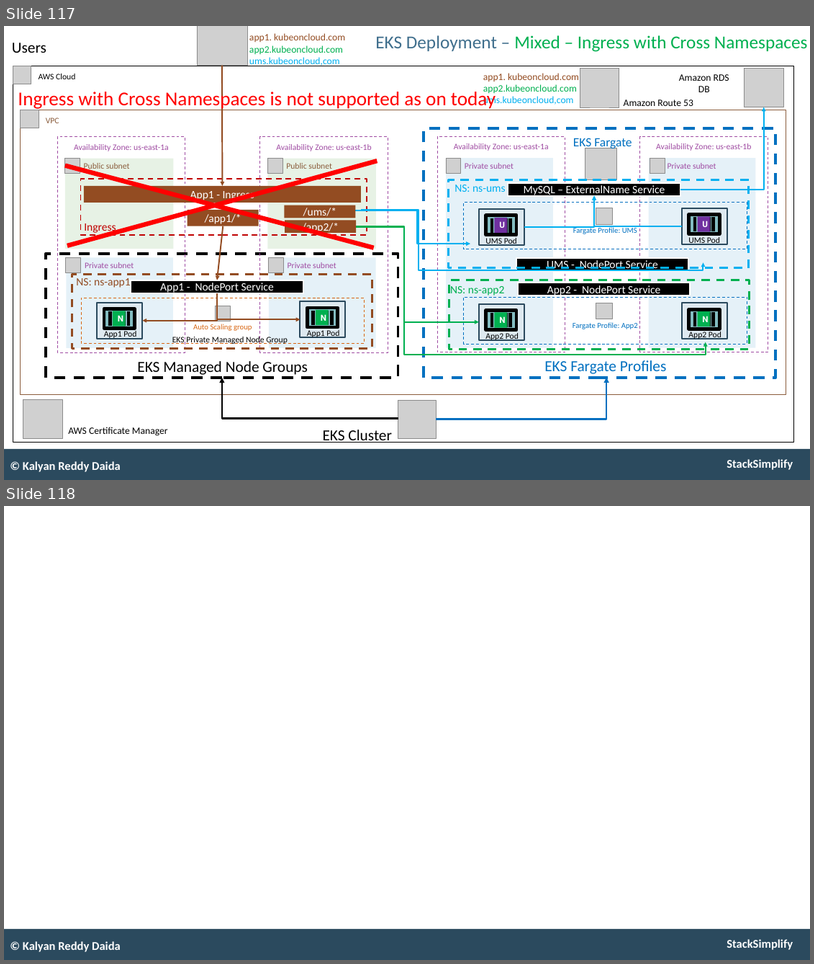
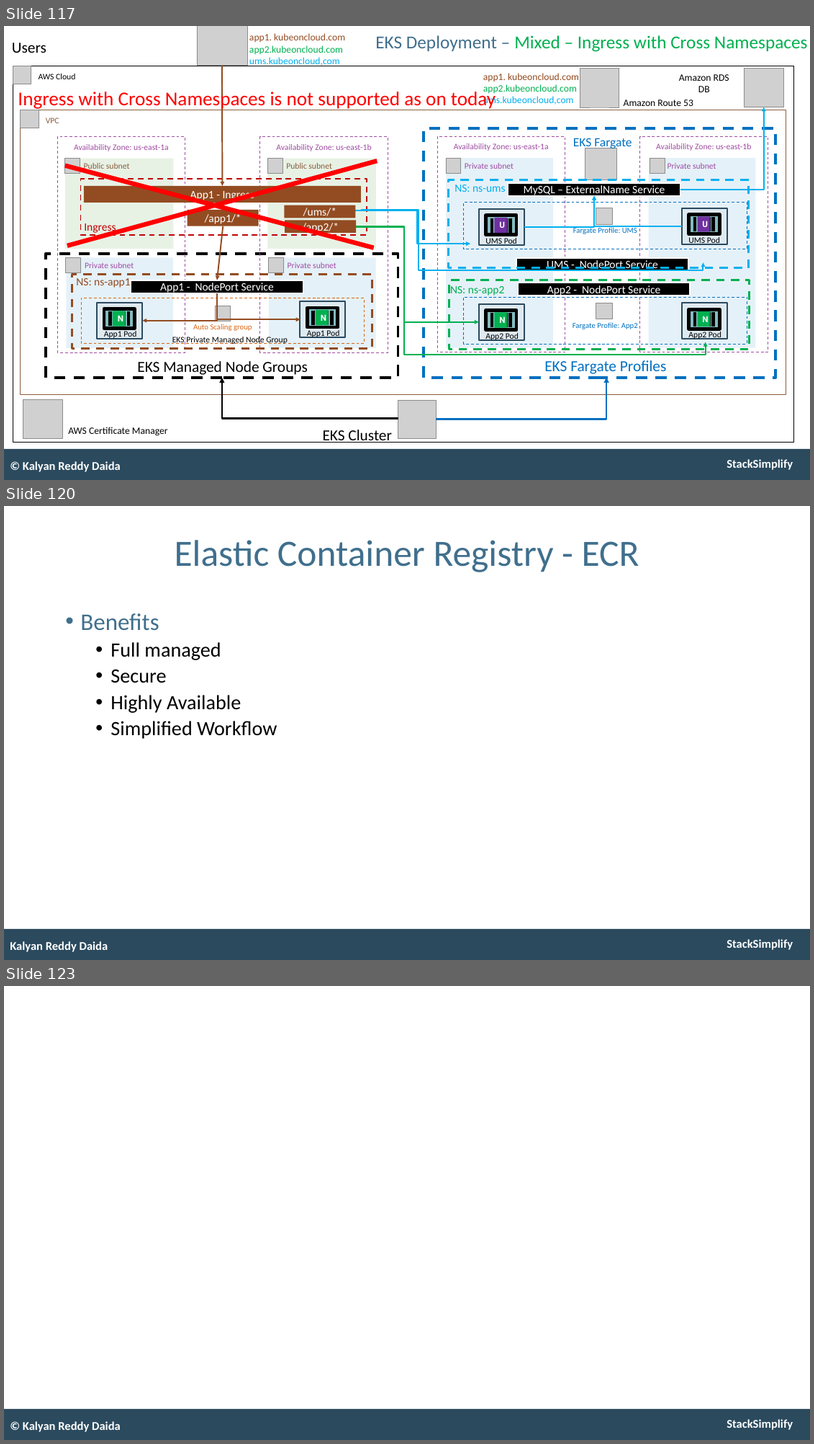
Before and after one commit to Superstar0715/aws-eks-kubernetes-masterclass, a slide deck: presentation/AWS-Fargate-and-EKS-Masterclass.pptx. Shown one above the other, each under a label of ours: slides 117 and 118 before the commit, slides 117, 120 and 123 after it; the slides between them are not shown. The pictures are 814x964 and 814x1444 pixels, drawn with LibreOffice and Linux fonts; fonts in the diff are those of the drawing; grey boxes stand for pictures. Boxes give left, top, right and bottom in pixels: in the first picture for what was removed or moved away, otherwise in the second. Text is boxed around its words. In the diff, an @@ line names an element or a change of style, - is before the commit and + after.

```diff
--- a/presentation/AWS-Fargate-and-EKS-Masterclass.pptx
+++ b/presentation/AWS-Fargate-and-EKS-Masterclass.pptx
@@ slide 120 added at bbox=[4, 506, 810, 960], background #FFFFFF; not listed: 2 template elements that a slide beside it also shows @@
@@ title added at bbox=[175, 540, 640, 572], 53 pt, text #406F8D @@
+Elastic Container Registry - ECR
@@ text added at bbox=[80, 613, 277, 739], 29 pt, text #000000 @@
+• Benefits
+  • Full managed
+  • Secure
+  • Highly Available
+  • Simplified Workflow
@@ text added at bbox=[10, 941, 108, 952], 17 pt, text #FFFFFF, bold @@
+Kalyan Reddy Daida
@@ what was slide 118 is now slide 123 @@
```
Also in this commit, not shown: 2 slides changed, 4 other slides added.
